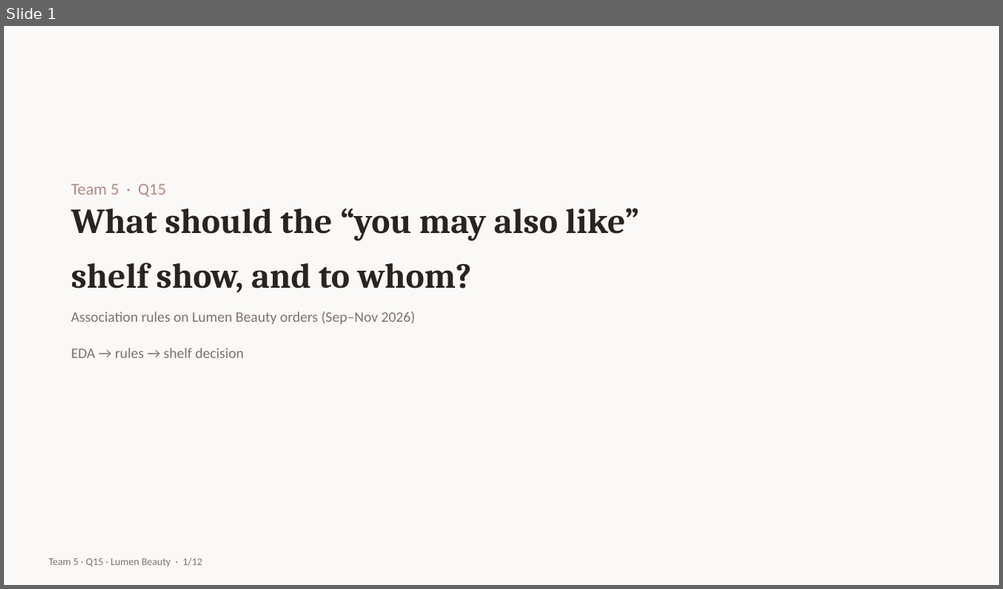
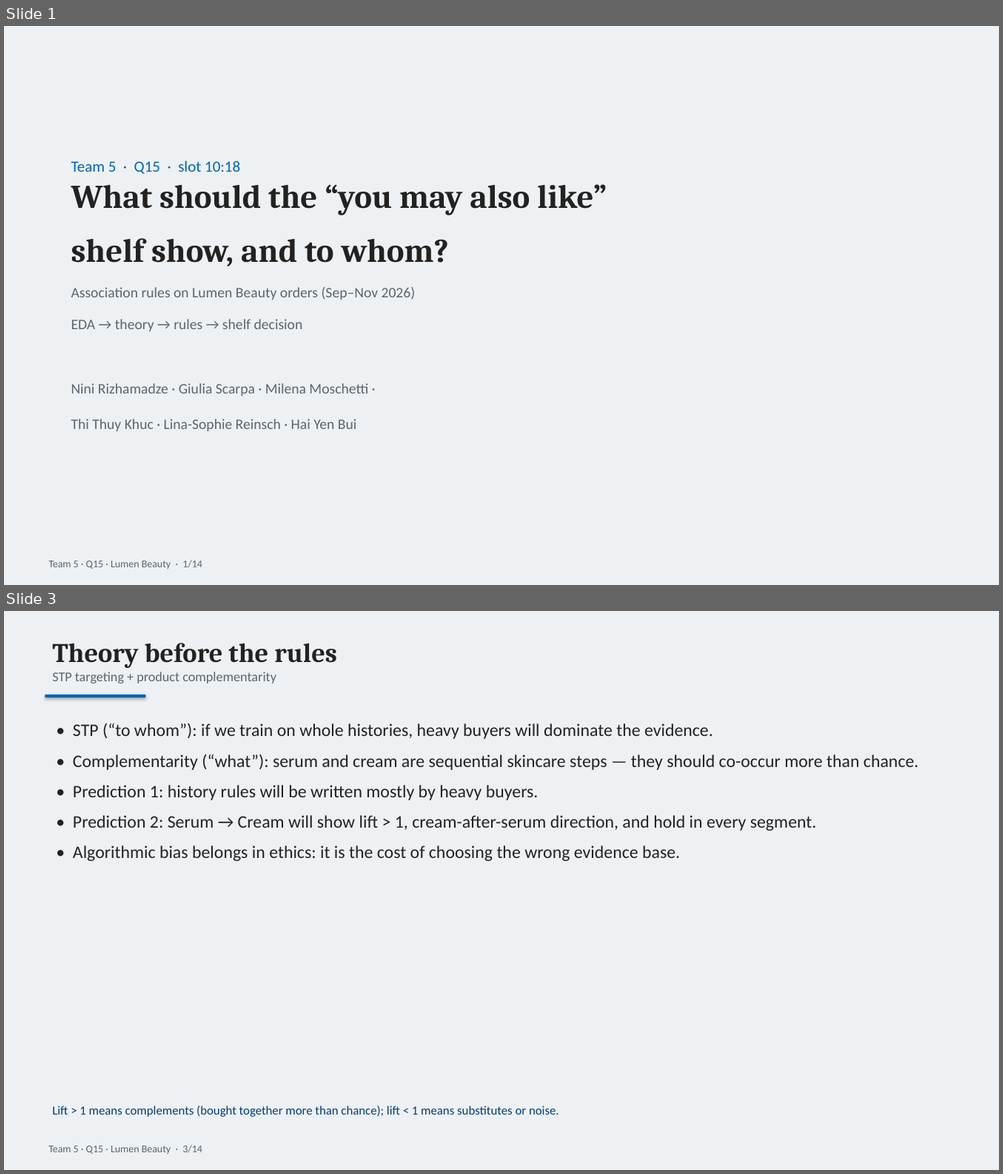
Before and after one commit to N1Rizhka/New-Media-Technology-and-Analytics---Final-Project, a slide deck: deliverables/Team5_Q15_pitch.pptx. Shown one above the other, each under a label of ours: slide 1 before the commit, slides 1 and 3 after it; the slides between them are not shown. The pictures are 1003x589 and 1003x1174 pixels, drawn with LibreOffice and Linux fonts; fonts in the diff are those of the drawing. Boxes give left, top, right and bottom in pixels: in the first picture for what was removed or moved away, otherwise in the second. Text is boxed around its words. In the diff, an @@ line names an element or a change of style, - is before the commit and + after.

```diff
--- a/deliverables/Team5_Q15_pitch.pptx
+++ b/deliverables/Team5_Q15_pitch.pptx
@@ slide 3 added at (4,611,999,1170), background #FFFFFF @@
@@ rectangle added at (4,611,999,1170), fill #EEF1F3 @@
@@ text added at (52,643,337,684), 13 pt, text #5A6570 @@
+Theory before the rules
+STP targeting + product complementarity
@@ rectangle added at (45,695,146,698), fill #0066B3 @@
@@ text added at (73,723,918,861), 17 pt, text #222222 @@
+• STP (“to whom”): if we train on whole histories, heavy buyers will dominate the evidence.
+• Complementarity (“what”): serum and cream are sequential skincare steps — they should co-occur more than chance.
+• Prediction 1: history rules will be written mostly by heavy buyers.
+• Prediction 2: Serum → Cream will show lift > 1, cream-after-serum direction, and hold in every segment.
+• Algorithmic bias belongs in ethics: it is the cost of choosing the wrong evidence base.
@@ text added at (52,1106,559,1117), 12 pt, text #003D7A @@
+Lift > 1 means complements (bought together more than chance); lift < 1 means substitutes or noise.
@@ text added at (48,1145,202,1154), 10 pt, text #5A6570 @@
+Team 5 · Q15 · Lumen Beauty · 3/14
@@ slide 1 changed as well @@
@@ rectangle at (4,26,999,585): fill #FBF9F7 to #EEF1F3 @@
@@ text "Team 5 · Q15 · ...": place and size @@
-text "Team 5 · Q15 · ..." at (71,184,639,358)
+text "Team 5 · Q15 · ..." at (71,161,606,432)
@@ text at (71,161,240,174): text changed; size 16 to 15 pt; text colour #B08984 to #0066B3 @@
-Team 5 · Q15
+Team 5 · Q15 · slot 10:18
@@ text at (71,184,606,266): size 34 to 32 pt, text colour #2A2421 to #222222 in "What should the “you may also like” ..."; more space between paragraphs @@
@@ text at (71,287,415,432): text changed; text colour #7A736C to #5A6570 @@
-Association rules on Lumen Beauty orders (Sep–Nov 2026)
-EDA → rules → shelf decision
+Association rules on Lumen Beauty orders (Sep–Nov 2026)
+EDA → theory → rules → shelf decision
+Nini Rizhamadze · Giulia Scarpa · Milena Moschetti ·
+Thi Thuy Khuc · Lina-Sophie Reinsch · Hai Yen Bui
@@ text at (48,560,202,569): text changed; text colour #7A736C to #5A6570 @@
-Team 5 · Q15 · Lumen Beauty · 1/12
+Team 5 · Q15 · Lumen Beauty · 1/14
```
Also in this commit, not shown: 10 other slides changed, 2 other slides added, 1 slide removed, 31 other files.
